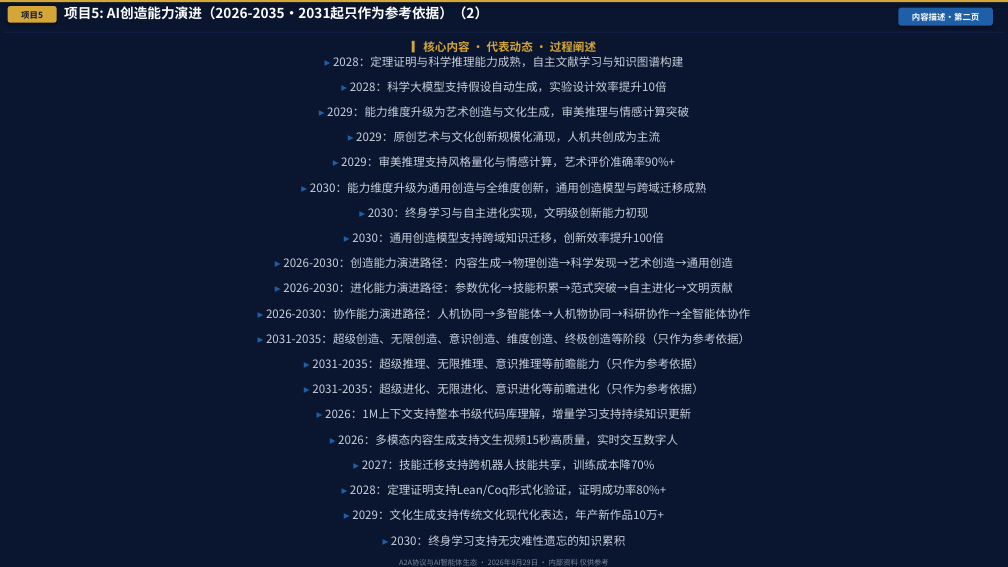
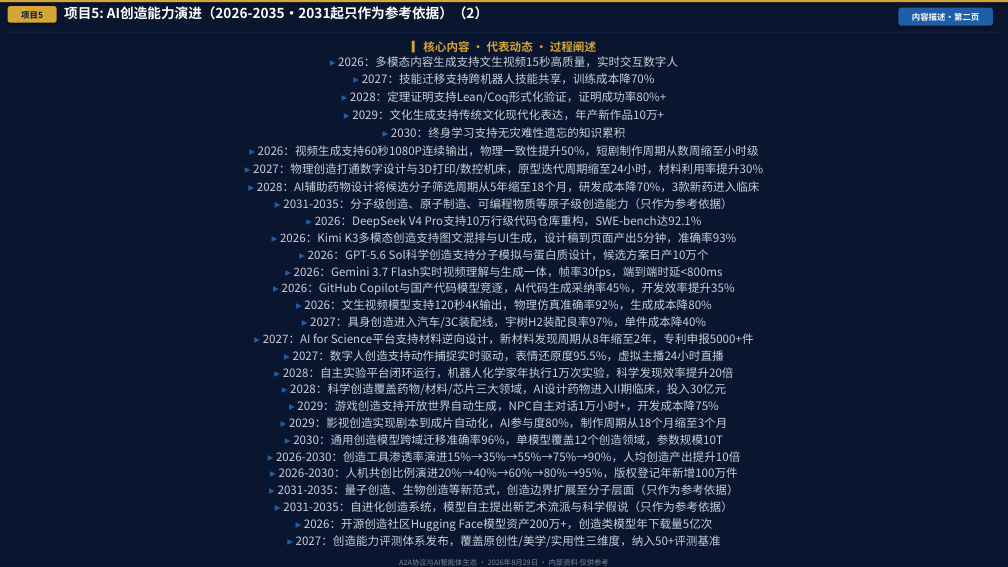
Before and after one commit to Hxdmou/Robot, a slide deck: slide 20 of A2A协议2.0_AI智能体演进路线图_2026_V52_无水印版.pptx. Drawn at 1008x567 pixels with LibreOffice and Linux fonts; fonts in the diff are those of the drawing. Boxes give left, top, right and bottom in pixels: in the first picture for what was removed or moved away, otherwise in the second. Text is boxed around its words. In the diff, an @@ line names an element or a change of style, - is before the commit and + after.

Commit message:
已修改 4 项内容

```diff
--- a/A2A协议2.0_AI智能体演进路线图_2026_V52_无水印版.pptx
+++ b/A2A协议2.0_AI智能体演进路线图_2026_V52_无水印版.pptx
@@ text at [266,56,750,419]: paragraphs removed @@
-▸ 2028：定理证明与科学推理能力成熟，自主文献学习与知识图谱构建
-▸ 2028：科学大模型支持假设自动生成，实验设计效率提升10倍
-▸ 2029：能力维度升级为艺术创造与文化生成，审美推理与情感计算突破
-▸ 2029：原创艺术与文化创新规模化涌现，人机共创成为主流
-▸ 2029：审美推理支持风格量化与情感计算，艺术评价准确率90%+
-▸ 2030：能力维度升级为通用创造与全维度创新，通用创造模型与跨域迁移成熟
-▸ 2030：终身学习与自主进化实现，文明级创新能力初现
-▸ 2030：通用创造模型支持跨域知识迁移，创新效率提升100倍
-▸ 2026-2030：创造能力演进路径：内容生成→物理创造→科学发现→艺术创造→通用创造
-▸ 2026-2030：进化能力演进路径：参数优化→技能积累→范式突破→自主进化→文明贡献
-▸ 2026-2030：协作能力演进路径：人机协同→多智能体→人机物协同→科研协作→全智能体协作
-▸ 2031-2035：超级创造、无限创造、意识创造、维度创造、终极创造等阶段（只作为参考依据）
-▸ 2031-2035：超级推理、无限推理、意识推理等前瞻能力（只作为参考依据）
-▸ 2031-2035：超级进化、无限进化、意识进化等前瞻进化（只作为参考依据）
-▸ 2026：1M上下文支持整本书级代码库理解，增量学习支持持续知识更新
@@ text at [338,56,678,138]: less space between paragraphs; more space between paragraphs @@
@@ text at [253,145,763,547]: paragraphs added @@
+▸ 2026：视频生成支持60秒1080P连续输出，物理一致性提升50%，短剧制作周期从数周缩至小时级
+▸ 2027：物理创造打通数字设计与3D打印/数控机床，原型迭代周期缩至24小时，材料利用率提升30%
+▸ 2028：AI辅助药物设计将候选分子筛选周期从5年缩至18个月，研发成本降70%，3款新药进入临床
+▸ 2031-2035：分子级创造、原子制造、可编程物质等原子级创造能力（只作为参考依据）
+▸ 2026：DeepSeek V4 Pro支持10万行级代码仓库重构，SWE-bench达92.1%
+▸ 2026：Kimi K3多模态创造支持图文混排与UI生成，设计稿到页面产出5分钟，准确率93%
+▸ 2026：GPT-5.6 Sol科学创造支持分子模拟与蛋白质设计，候选方案日产10万个
+▸ 2026：Gemini 3.7 Flash实时视频理解与生成一体，帧率30fps，端到端时延<800ms
+▸ 2026：GitHub Copilot与国产代码模型竞逐，AI代码生成采纳率45%，开发效率提升35%
+▸ 2026：文生视频模型支持120秒4K输出，物理仿真准确率92%，生成成本降80%
+▸ 2027：具身创造进入汽车/3C装配线，宇树H2装配良率97%，单件成本降40%
+▸ 2027：AI for Science平台支持材料逆向设计，新材料发现周期从8年缩至2年，专利申报5000+件
+▸ 2027：数字人创造支持动作捕捉实时驱动，表情还原度95.5%，虚拟主播24小时直播
+▸ 2028：自主实验平台闭环运行，机器人化学家年执行1万次实验，科学发现效率提升20倍
+▸ 2028：科学创造覆盖药物/材料/芯片三大领域，AI设计药物进入II期临床，投入30亿元
+▸ 2029：游戏创造支持开放世界自动生成，NPC自主对话1万小时+，开发成本降75%
+▸ 2029：影视创造实现剧本到成片自动化，AI参与度80%，制作周期从18个月缩至3个月
+▸ 2030：通用创造模型跨域迁移准确率96%，单模型覆盖12个创造领域，参数规模10T
+▸ 2026-2030：创造工具渗透率演进15%→35%→55%→75%→90%，人均创造产出提升10倍
+▸ 2026-2030：人机共创比例演进20%→40%→60%→80%→95%，版权登记年新增100万件
+▸ 2031-2035：量子创造、生物创造等新范式，创造边界扩展至分子层面（只作为参考依据）
+▸ 2031-2035：自进化创造系统，模型自主提出新艺术流派与科学假说（只作为参考依据）
+▸ 2026：开源创造社区Hugging Face模型资产200万+，创造类模型年下载量5亿次
+▸ 2027：创造能力评测体系发布，覆盖原创性/美学/实用性三维度，纳入50+评测基准
```
Also in this commit, not shown: 31 other slides changed, 3 other files.
